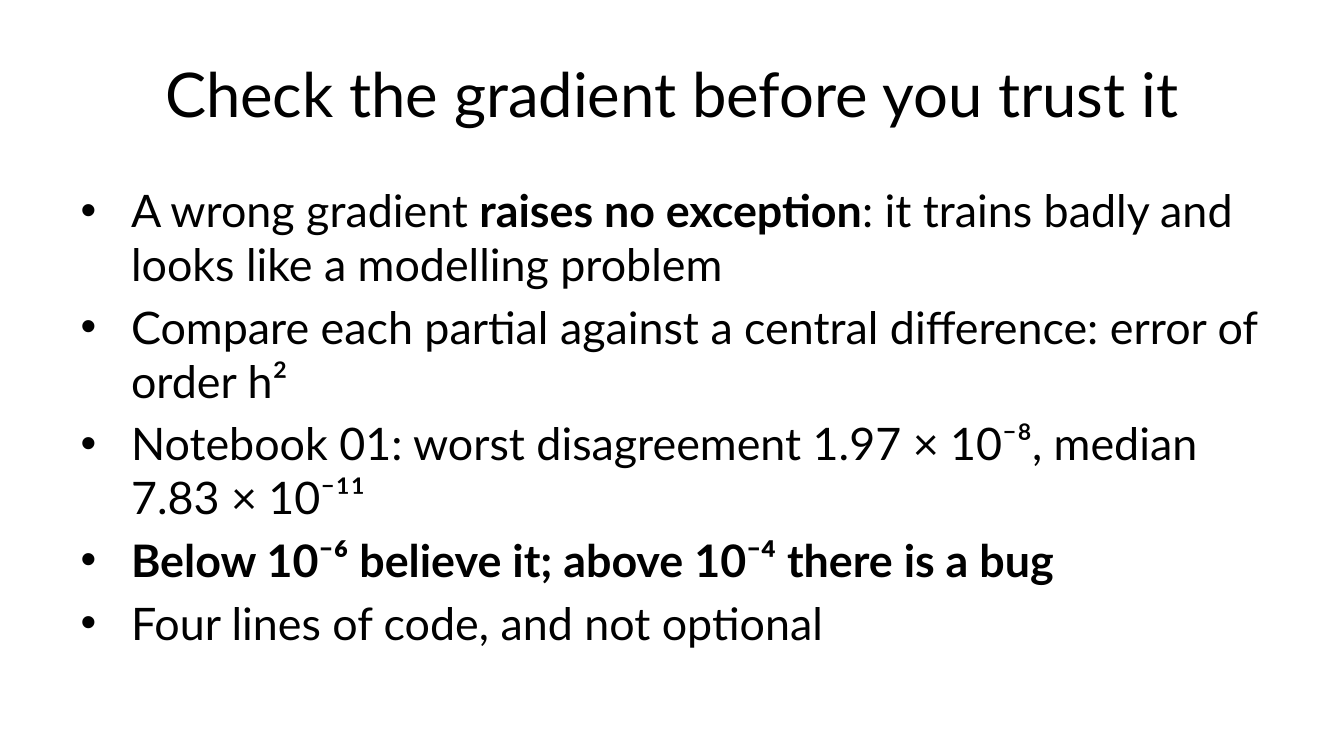
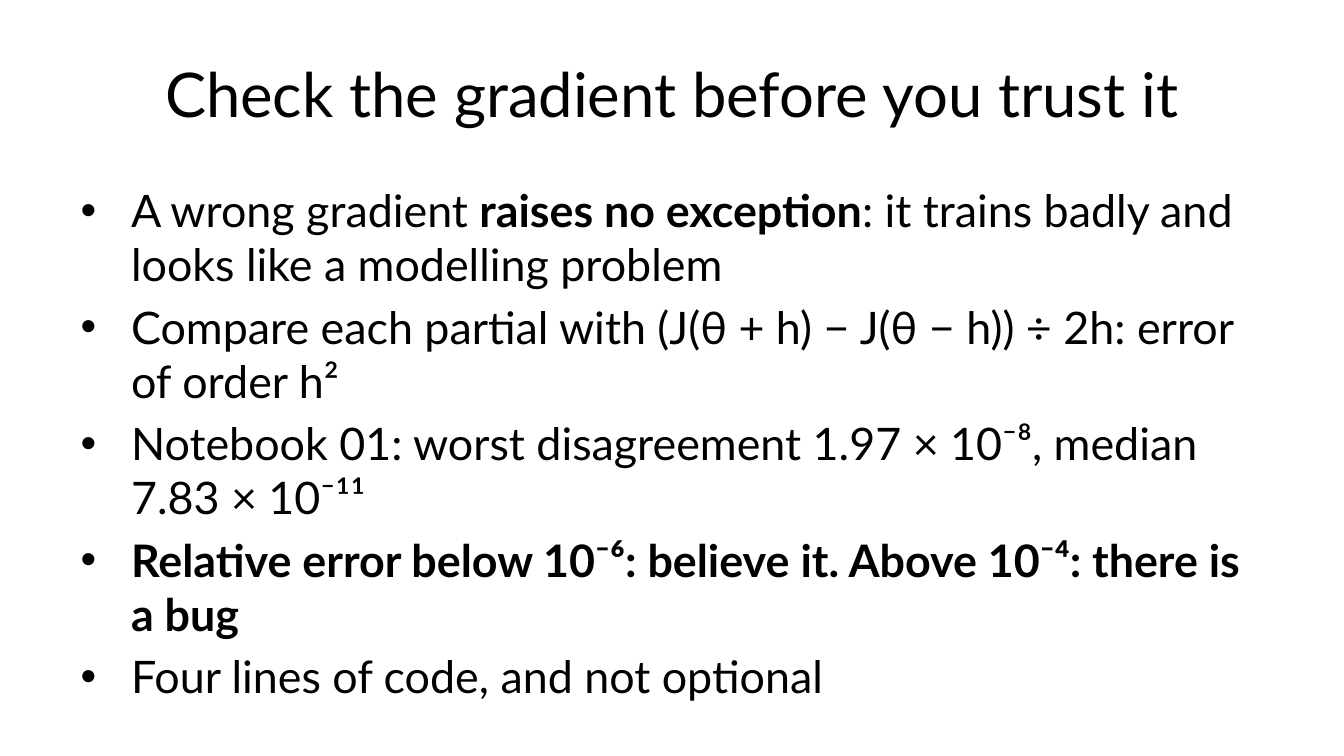
Before and after one commit to fabioantonini/technologies-for-artificial-intelligence, a slide deck: slide 38 of Lessons/09_neural_networks/Slides/neural_networks_slides.pptx. Drawn at 1344x756 pixels with LibreOffice and Linux fonts; fonts in the diff are those of the drawing; background and template pictures are left out. Boxes give left, top, right and bottom in pixels: in the first picture for what was removed or moved away, otherwise in the second. Text is boxed around its words. In the diff, an @@ line names an element or a change of style, - is before the commit and + after.

```diff
--- a/Lessons/09_neural_networks/Slides/neural_networks_slides.pptx
+++ b/Lessons/09_neural_networks/Slides/neural_networks_slides.pptx
@@ text at (x1=131, y1=309, x2=1234, y2=399): text changed @@
-• Compare each partial against a central difference: error of order h²
+• Compare each partial with (J(θ + h) − J(θ − h)) ÷ 2h: error of order h²
@@ text at (x1=131, y1=540, x2=1240, y2=639): text changed @@
-• Below 10⁻⁶ believe it; above 10⁻⁴ there is a bug
+• Relative error below 10⁻⁶: believe it. Above 10⁻⁴: there is a bug
```
Also in this commit, not shown: 21 other slides changed, 3 slides added, 3 slides removed, 10 other files.
